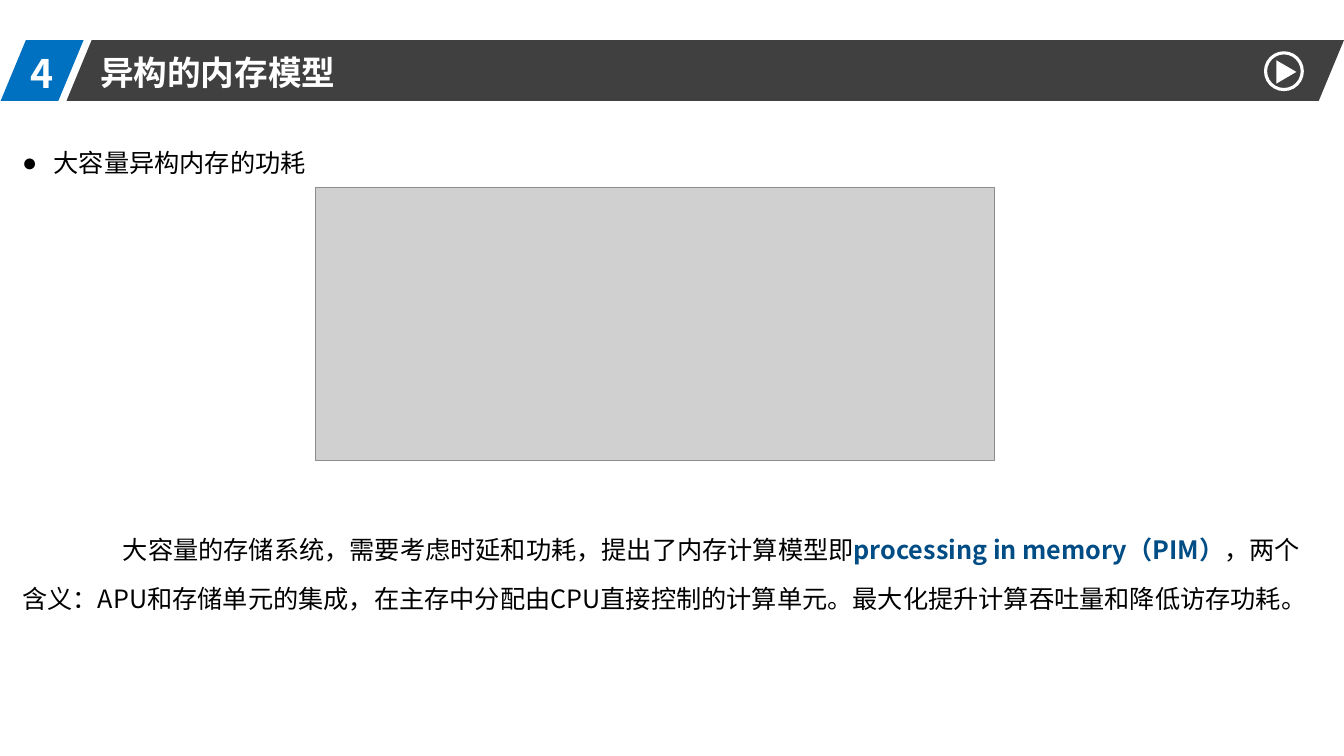
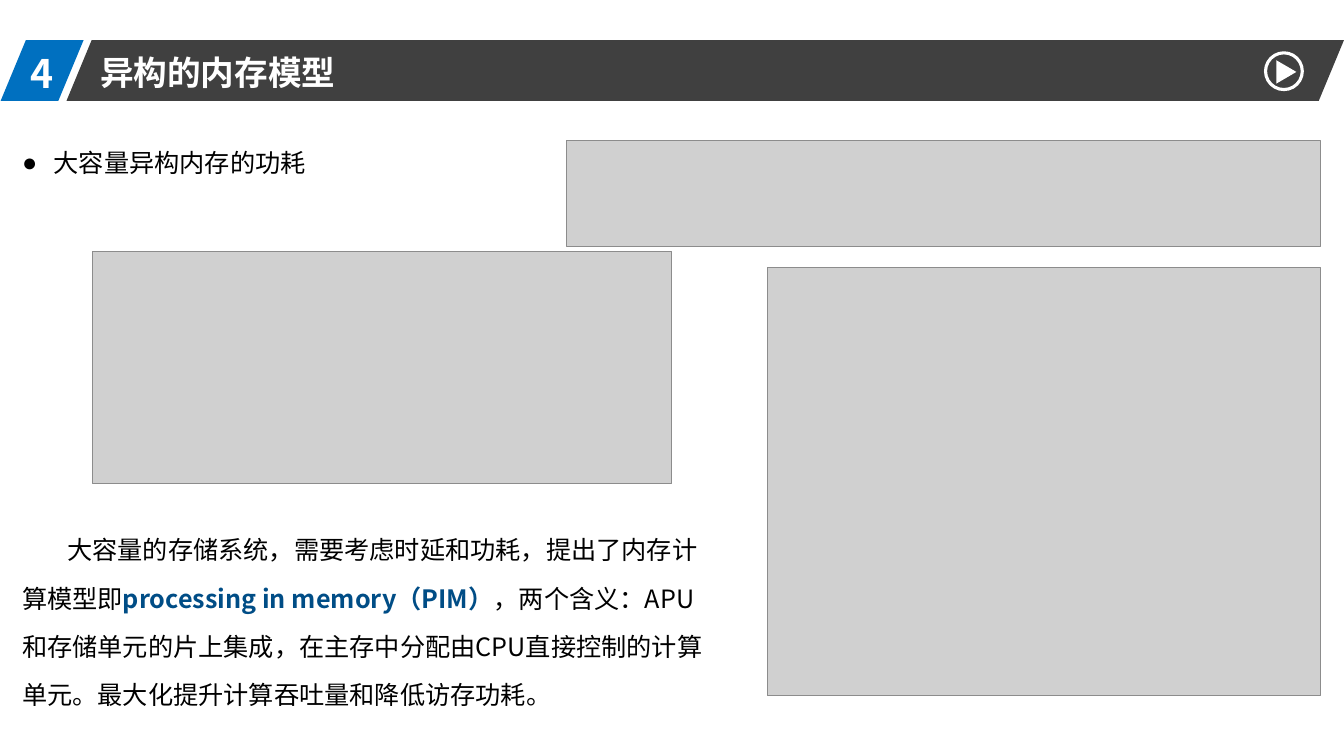
Before and after one commit to DO-MINATOR/buaa, a slide deck: slide 16 of 高性能计算机/高性能.pptx (slide 15 before the commit). Drawn at 1344x756 pixels with LibreOffice and Linux fonts; fonts in the diff are those of the drawing; grey boxes stand for pictures. Boxes give left, top, right and bottom in pixels: in the first picture for what was removed or moved away, otherwise in the second. Text is boxed around its words. In the diff, an @@ line names an element or a change of style, - is before the commit and + after.

```diff
--- a/高性能计算机/高性能.pptx
+++ b/高性能计算机/高性能.pptx
@@ picture added at [567,141,1321,247] @@
@@ picture: place and size @@
-picture at [316,188,994,460]
+picture at [93,251,673,484]
@@ picture added at [767,267,1321,696] @@
@@ text at [22,537,702,706]: text changed @@
-大容量的存储系统，需要考虑时延和功耗，提出了内存计算模型即processing in memory（PIM），两个含义：APU和存储单元的集成，在主存中分配由CPU直接控制的计算单元。最大化提升计算吞吐量和降低访存功耗。
+大容量的存储系统，需要考虑时延和功耗，提出了内存计算模型即processing in memory（PIM），两个含义：APU和存储单元的片上集成，在主存中分配由CPU直接控制的计算单元。最大化提升计算吞吐量和降低访存功耗。
```
Also in this commit, not shown: 7 other slides changed, 1 slide added, 2 other files.
